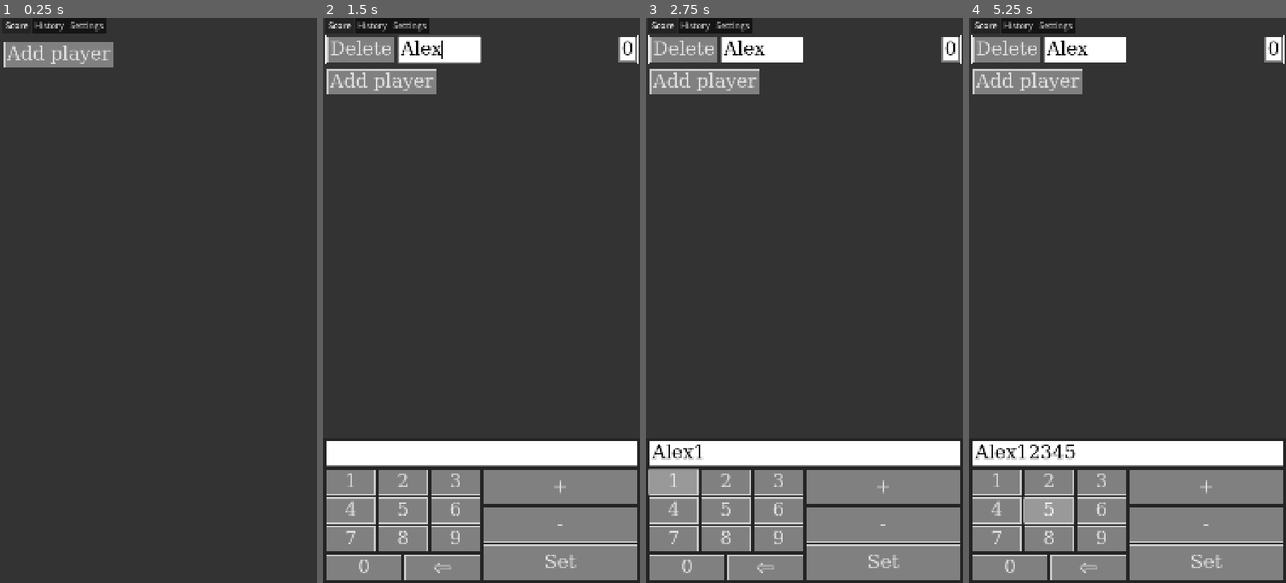
Above: before the commit, frames 1-4 (left to right).
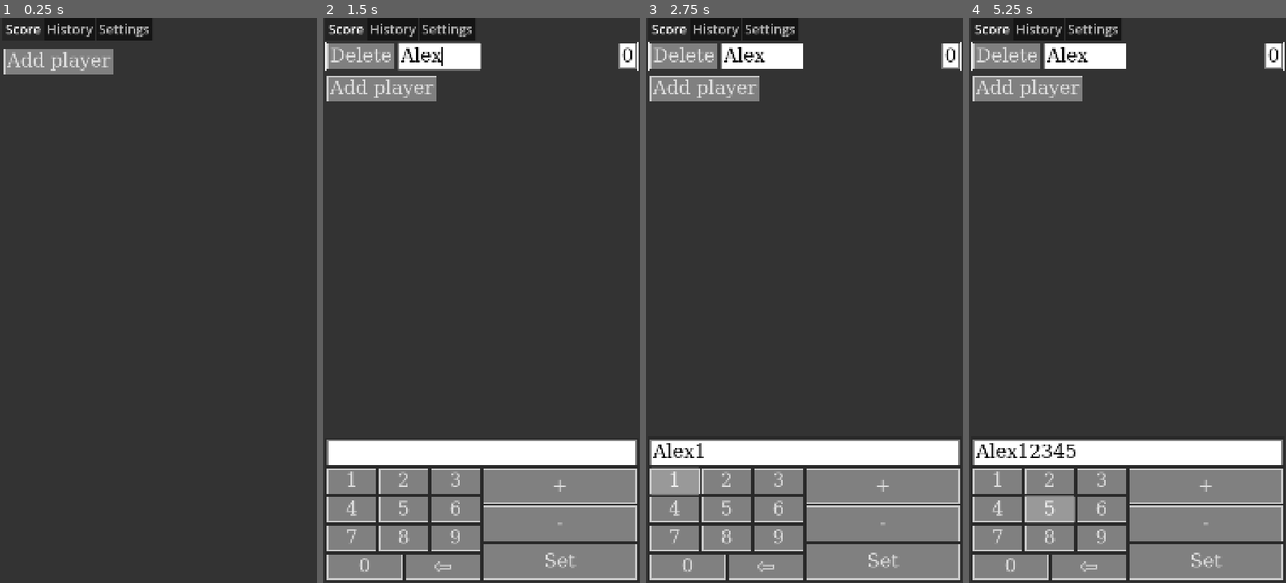
Above: after the commit, the same moments.

Repository: EnderiteFox/score-plus-plus
Game: Godot game, scene res://ui/main_ui/main_ui.tscn
Same seed, same stepped clock (60 frames per second), same inputs: the game is played once before the commit and once after it.
Inputs (mouse positions are in pixels of both pictures, inside the frame that each line leads up to):
- Up to frame 1 (0.25 s): no input
- Up to frame 2 (1.5 s): click "Add player" at 0.5 s; click (459, 51) at 1.27 s; type "Alex" at 1.35 s
- Up to frame 3 (2.75 s): click (804, 453) at 1.5 s; type "Alex" at 1.58 s; click "1" at 2 s
- Up to frame 4 (5.25 s): click "2" at 2.75 s; click "3" at 3.5 s; click "4" at 4.25 s; click "5" at 5 s

The runs differ from the first frame. In frame 1, 2.4% of the frame differs, in the area x 1-48%, y 0-10%; in frame 2, 7.7%; in frame 3, 8.0%; in frame 4, 8.2%, in the area x 0-100%, y 0-100%.
Error in both runs: Trying to assign a dictionary of type "Dictionary" to a variable of type "Dictionary[String, float]". (res://ui/settings_tab/settings_tab.gd:95)

Commit message:
Make tabs bigger
Selecting a player now doesn't move the UI
Made some elements unfocusable

Diff:
--- a/theme/ui_theme.tres
+++ b/theme/ui_theme.tres
@@ -65,6 +65,14 @@
 border_width_bottom = 3
 border_color = Color(0.5, 0.5, 0.5, 1)
 
+[sub_resource type="StyleBoxFlat" id="StyleBoxFlat_p7mgs"]
+bg_color = Color(0.162066, 0.162066, 0.162065, 1)
+border_width_left = 3
+border_width_top = 3
+border_width_right = 3
+border_width_bottom = 3
+border_color = Color(0.8, 0.8, 0.8, 0)
+
 [sub_resource type="StyleBoxFlat" id="StyleBoxFlat_eqcwn"]
 bg_color = Color(0.6, 0.6, 0.6, 0)
 draw_center = false
@@ -116,7 +124,7 @@
 MarginContainer/constants/margin_left = 10
 MarginContainer/constants/margin_right = 10
 MarginContainer/constants/margin_top = 10
-PanelContainer/styles/panel = null
+PanelContainer/styles/panel = SubResource("StyleBoxFlat_p7mgs")
 Selected/base_type = &"PanelContainer"
 Selected/styles/panel = SubResource("StyleBoxFlat_eqcwn")
 SettingsCategory/base_type = &"PanelContainer"
@@ -132,7 +140,7 @@
 SettingsTitle/base_type = &"Label"
 SettingsTitle/colors/font_color = Color(1, 1, 1, 1)
 SettingsTitle/styles/normal = SubResource("StyleBoxEmpty_v6wrm")
-TabContainer/font_sizes/font_size = 29
+TabContainer/font_sizes/font_size = 45
 TabContainer/styles/panel = SubResource("StyleBoxEmpty_27v6b")
 VBoxContainer/constants/separation = 10
 VSeparator/constants/separation = 10
--- a/ui/player_ui/player_ui.tscn
+++ b/ui/player_ui/player_ui.tscn
@@ -1,10 +1,12 @@
-[gd_scene load_steps=2 format=3 uid="uid://diusqu2gxbitm"]
+[gd_scene load_steps=3 format=3 uid="uid://diusqu2gxbitm"]
 
+[ext_resource type="Theme" uid="uid://b0iajoyy5w551" path="res://theme/ui_theme.tres" id="1_kbgyg"]
 [ext_resource type="Script" uid="uid://tgbdo22xiy1u" path="res://ui/player_ui/player_ui.gd" id="1_x5rrd"]
 
 [node name="PlayerUI" type="PanelContainer"]
 offset_right = 759.0
 offset_bottom = 108.0
+theme = ExtResource("1_kbgyg")
 script = ExtResource("1_x5rrd")
 
 [node name="HBoxContainer" type="HBoxContainer" parent="."]
@@ -14,6 +16,7 @@
 unique_name_in_owner = true
 layout_mode = 2
 size_flags_horizontal = 0
+focus_mode = 0
 text = "Delete"
 
 [node name="PlayerName" type="LineEdit" parent="HBoxContainer"]
--- a/ui/score_tab/score_tab.gd
+++ b/ui/score_tab/score_tab.gd
@@ -9,7 +9,7 @@
 @onready var player_edit_buttons: Node = %EditActionButtons
 @onready var numpad_dot_button: Button = %NumpadDotButton
 
-var player_ui_scene: PackedScene = preload("res://ui/player_ui/player_ui.tscn")
+var player_ui_scene: PackedScene = preload("uid://diusqu2gxbitm")
 
 var selected_player: PlayerUI = null
 
--- a/ui/score_tab/score_tab.tscn
+++ b/ui/score_tab/score_tab.tscn
@@ -41,6 +41,7 @@
 layout_mode = 2
 size_flags_horizontal = 0
 size_flags_vertical = 4
+focus_mode = 0
 text = "Add player"
 
 [node name="PlayerEditPanel" type="PanelContainer" parent="."]
Not shown: 1 places in theme/ui_theme.tres that only renumber resources
